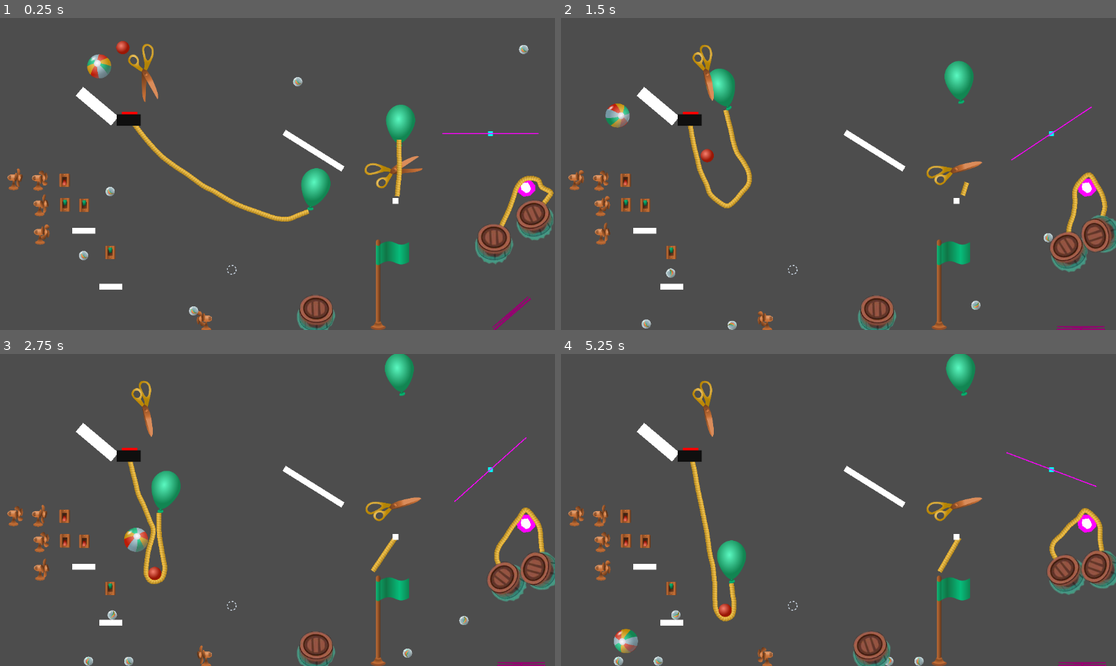
Above: before the commit, frames 1-4 (two rows, left to right).
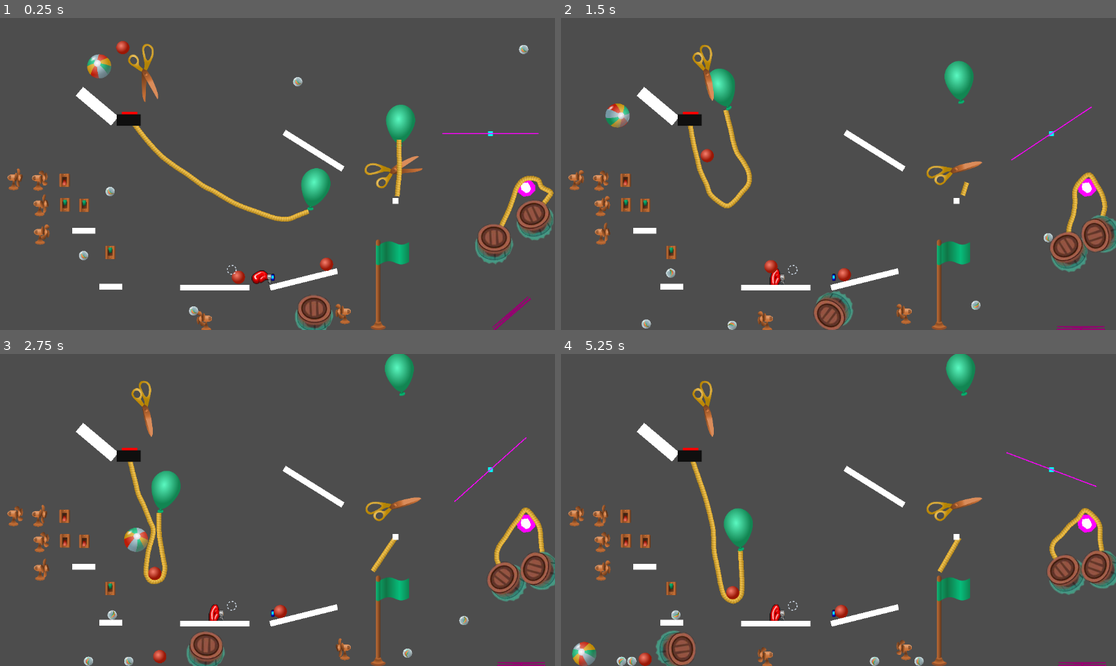
Above: after the commit, the same moments.

Repository: lechaosx/jam-at-fit-vol-2
Game: Godot game, scene res://world.tscn
Same seed, same stepped clock (60 frames per second), same inputs: the game is played once before the commit and once after it. This scene is started directly instead of the project's main scene.
Inputs (mouse positions are in pixels of both pictures, inside the frame that each line leads up to):
- Up to frame 1 (0.25 s): no input
- Up to frame 2 (1.5 s): move the mouse to (960, 158) at 0.52 s; click (960, 158) at 0.67 s; move the mouse to (727, 189) at 1.27 s; click (727, 189) at 1.42 s
- Up to frame 3 (2.75 s): move the mouse to (333, 441) at 2.02 s; click (333, 441) at 2.17 s
- Up to frame 4 (5.25 s): move the mouse to (810, 572) at 2.77 s; click (810, 572) at 2.92 s; move the mouse to (1005, 556) at 3.52 s; click (1005, 556) at 3.67 s; move the mouse to (672, 463) at 4.27 s; click (672, 463) at 4.42 s; move the mouse to (866, 510) at 5.02 s; click (866, 510) at 5.17 s

The runs differ from the first frame. In frame 1, 1.2% of the frame differs, in the area x 32-64%, y 76-100%; in frame 2, 2.1%; in frame 3, 2.0%; in frame 4, 4.9%, in the area x 2-64%, y 34-100%.

Commit message:
add boxer

Diff:
--- /dev/null
+++ b/godot/boxer/boxer.gd
@@ -0,0 +1,18 @@
+extends Node2D
+
+@onready var spriteIdle = $"globe-start"
+@onready var spritePunch = $"glove-end"
+@onready var aplayer = $AnimationPlayer
+var is_punched: bool = false
+
+func trigger_me() -> void:
+	print_debug("boxer/PUNCH >> >> >> ...")
+	is_punched = true
+	aplayer.play("moveToPunch")
+	pass
+
+func _on_area_2d_body_entered(body: Node2D) -> void:
+	if is_punched:
+		return
+	print_debug("boxer/collission...")
+	trigger_me()
--- /dev/null
+++ b/godot/boxer/boxer.tscn
@@ -0,0 +1,167 @@
+[gd_scene load_steps=11 format=3 uid="uid://bsvhv4tgo5ae0"]
+
+[ext_resource type="Script" uid="uid://64iatd7iwh7x" path="res://boxer/boxer.gd" id="1_2j1l5"]
+[ext_resource type="Texture2D" uid="uid://dahfdujx80p4x" path="res://boxer/boxer-1.png" id="1_inhgc"]
+[ext_resource type="Texture2D" uid="uid://bris4lp4rqpfo" path="res://boxer/boxer-2.png" id="2_2j1l5"]
+[ext_resource type="Texture2D" uid="uid://dp810xvrt8jke" path="res://boxer/boxer-0.png" id="3_226rx"]
+
+[sub_resource type="Animation" id="Animation_226rx"]
+length = 0.001
+tracks/0/type = "value"
+tracks/0/imported = false
+tracks/0/enabled = true
+tracks/0/path = NodePath(".:position:x")
+tracks/0/interp = 1
+tracks/0/loop_wrap = true
+tracks/0/keys = {
+"times": PackedFloat32Array(0),
+"transitions": PackedFloat32Array(1),
+"update": 1,
+"values": [-24.0]
+}
+tracks/1/type = "value"
+tracks/1/imported = false
+tracks/1/enabled = true
+tracks/1/path = NodePath(".:visible")
+tracks/1/interp = 1
+tracks/1/loop_wrap = true
+tracks/1/keys = {
+"times": PackedFloat32Array(0),
+"transitions": PackedFloat32Array(1),
+"update": 1,
+"values": [true]
+}
+tracks/2/type = "value"
+tracks/2/imported = false
+tracks/2/enabled = true
+tracks/2/path = NodePath("../glove-end:visible")
+tracks/2/interp = 1
+tracks/2/loop_wrap = true
+tracks/2/keys = {
+"times": PackedFloat32Array(0),
+"transitions": PackedFloat32Array(1),
+"update": 1,
+"values": [false]
+}
+tracks/3/type = "value"
+tracks/3/imported = false
+tracks/3/enabled = true
+tracks/3/path = NodePath("../go-go-push-me/CollisionShape2D:position:x")
+tracks/3/interp = 1
+tracks/3/loop_wrap = true
+tracks/3/keys = {
+"times": PackedFloat32Array(0),
+"transitions": PackedFloat32Array(1),
+"update": 1,
+"values": [-28.999998]
+}
+
+[sub_resource type="Animation" id="Animation_2j1l5"]
+resource_name = "moveToPunch"
+tracks/0/type = "value"
+tracks/0/imported = false
+tracks/0/enabled = true
+tracks/0/path = NodePath(".:position:x")
+tracks/0/interp = 1
+tracks/0/loop_wrap = true
+tracks/0/keys = {
+"times": PackedFloat32Array(0, 1),
+"transitions": PackedFloat32Array(1, 1),
+"update": 0,
+"values": [-24.0, -124.0]
+}
+tracks/1/type = "value"
+tracks/1/imported = false
+tracks/1/enabled = true
+tracks/1/path = NodePath(".:visible")
+tracks/1/interp = 1
+tracks/1/loop_wrap = true
+tracks/1/keys = {
+"times": PackedFloat32Array(0, 1),
+"transitions": PackedFloat32Array(1, 1),
+"update": 1,
+"values": [true, false]
+}
+tracks/2/type = "value"
+tracks/2/imported = false
+tracks/2/enabled = true
+tracks/2/path = NodePath("../glove-end:visible")
+tracks/2/interp = 1
+tracks/2/loop_wrap = true
+tracks/2/keys = {
+"times": PackedFloat32Array(0, 1),
+"transitions": PackedFloat32Array(1, 1),
+"update": 1,
+"values": [false, true]
+}
+tracks/3/type = "value"
+tracks/3/imported = false
+tracks/3/enabled = true
+tracks/3/path = NodePath("../go-go-push-me/CollisionShape2D:position:x")
+tracks/3/interp = 1
+tracks/3/loop_wrap = true
+tracks/3/keys = {
+"times": PackedFloat32Array(0, 1),
+"transitions": PackedFloat32Array(1, 1),
+"update": 0,
+"values": [-28.999998, -118.0]
+}
+
+[sub_resource type="AnimationLibrary" id="AnimationLibrary_226rx"]
+_data = {
+&"RESET": SubResource("Animation_226rx"),
+&"moveToPunch": SubResource("Animation_2j1l5")
+}
+
+[sub_resource type="RectangleShape2D" id="RectangleShape2D_om1ag"]
+size = Vector2(5, 16)
+
+[sub_resource type="CapsuleShape2D" id="CapsuleShape2D_2j1l5"]
+radius = 12.729894
+height = 33.286068
+
+[sub_resource type="RectangleShape2D" id="RectangleShape2D_yojg8"]
+size = Vector2(3, 12)
+
+[node name="Boxer" type="Node2D"]
+script = ExtResource("1_2j1l5")
+
+[node name="AnimationPlayer" type="AnimationPlayer" parent="."]
+root_node = NodePath("../globe-start")
+libraries = {
+&"": SubResource("AnimationLibrary_226rx")
+}
+speed_scale = 5.0
+
+[node name="globe-start" type="Sprite2D" parent="."]
+position = Vector2(-24, 1)
+texture = ExtResource("1_inhgc")
+
+[node name="glove-end" type="Sprite2D" parent="."]
+visible = false
+position = Vector2(-118, 4)
+texture = ExtResource("2_2j1l5")
+
+[node name="no-go" type="CharacterBody2D" parent="."]
+
+[node name="CollisionShape2D" type="CollisionShape2D" parent="no-go"]
+position = Vector2(-1.5, 0)
+shape = SubResource("RectangleShape2D_om1ag")
+
+[node name="go-go-push-me" type="StaticBody2D" parent="."]
+
+[node name="CollisionShape2D" type="CollisionShape2D" parent="go-go-push-me"]
+position = Vector2(-28.999998, -9.536743e-07)
+rotation = 1.0053097
+shape = SubResource("CapsuleShape2D_2j1l5")
+
+[node name="trigger" type="Sprite2D" parent="."]
+texture = ExtResource("3_226rx")
+
+[node name="Area2D" type="Area2D" parent="trigger"]
+
+[node name="CollisionShape2D" type="CollisionShape2D" parent="trigger/Area2D"]
+position = Vector2(3, 0)
+shape = SubResource("RectangleShape2D_yojg8")
+
+[connection signal="body_entered" from="trigger/Area2D" to="." method="_on_area_2d_body_entered"]
--- a/godot/xhonza/xhonza.tscn
+++ b/godot/xhonza/xhonza.tscn
@@ -1,10 +1,12 @@
-[gd_scene load_steps=6 format=3 uid="uid://v5fwyu2cxtmc"]
+[gd_scene load_steps=8 format=3 uid="uid://v5fwyu2cxtmc"]
 
 [ext_resource type="Script" uid="uid://c0olvnbmjpn82" path="res://xhonza/xhonza.gd" id="1_20xof"]
 [ext_resource type="PackedScene" uid="uid://0bjmgokmgvxr" path="res://electric_fan/electric_fan.tscn" id="1_bxg7w"]
 [ext_resource type="PackedScene" uid="uid://c7e24p47rwu63" path="res://electric_switch/electric_switch.tscn" id="2_uabyj"]
 [ext_resource type="PackedScene" uid="uid://b0t6hh2jmsrdr" path="res://marble.tscn" id="3_1a25x"]
 [ext_resource type="PackedScene" uid="uid://bqa5lhjbjxeho" path="res://obstacles/long.tscn" id="4_r03xa"]
+[ext_resource type="PackedScene" uid="uid://bsvhv4tgo5ae0" path="res://boxer/boxer.tscn" id="6_6sn2h"]
+[ext_resource type="PackedScene" uid="uid://dpg8nm3qigpt0" path="res://bouncy_ball.tscn" id="7_eyf6f"]
 
 [node name="xhonza" type="Node2D"]
 script = ExtResource("1_20xof")
@@ -60,3 +62,28 @@
 
 [node name="Long" parent="switch-test2" instance=ExtResource("4_r03xa")]
 position = Vector2(245, 269)
+
+[node name="boxer" type="CanvasGroup" parent="."]
+
+[node name="Boxer" parent="boxer" instance=ExtResource("6_6sn2h")]
+position = Vector2(600, 250)
+
+[node name="Long" parent="boxer" instance=ExtResource("4_r03xa")]
+position = Vector2(611, 267)
+rotation = -0.2443461
+scale = Vector2(3, 1)
+
+[node name="Long2" parent="boxer" instance=ExtResource("4_r03xa")]
+position = Vector2(425, 271)
+scale = Vector2(3, 1)
+
+[node name="ElectricFan" parent="boxer" instance=ExtResource("1_bxg7w")]
+position = Vector2(745, 323)
+scale = Vector2(-1, 1)
+speed = 2
+
+[node name="Ball" parent="boxer" instance=ExtResource("7_eyf6f")]
+position = Vector2(711, 194)
+
+[node name="Ball2" parent="boxer" instance=ExtResource("7_eyf6f")]
+position = Vector2(528, 243)
Binary file added: godot/boxer/boxer-0.png
Not shown, added: godot/boxer/boxer-0.png.import
Binary file added: godot/boxer/boxer-1.png
Not shown, added: godot/boxer/boxer-1.png.import
Binary file added: godot/boxer/boxer-2.png
Not shown, added: godot/boxer/boxer-2.png.import
Not shown, added: godot/boxer/boxer.gd.uid
